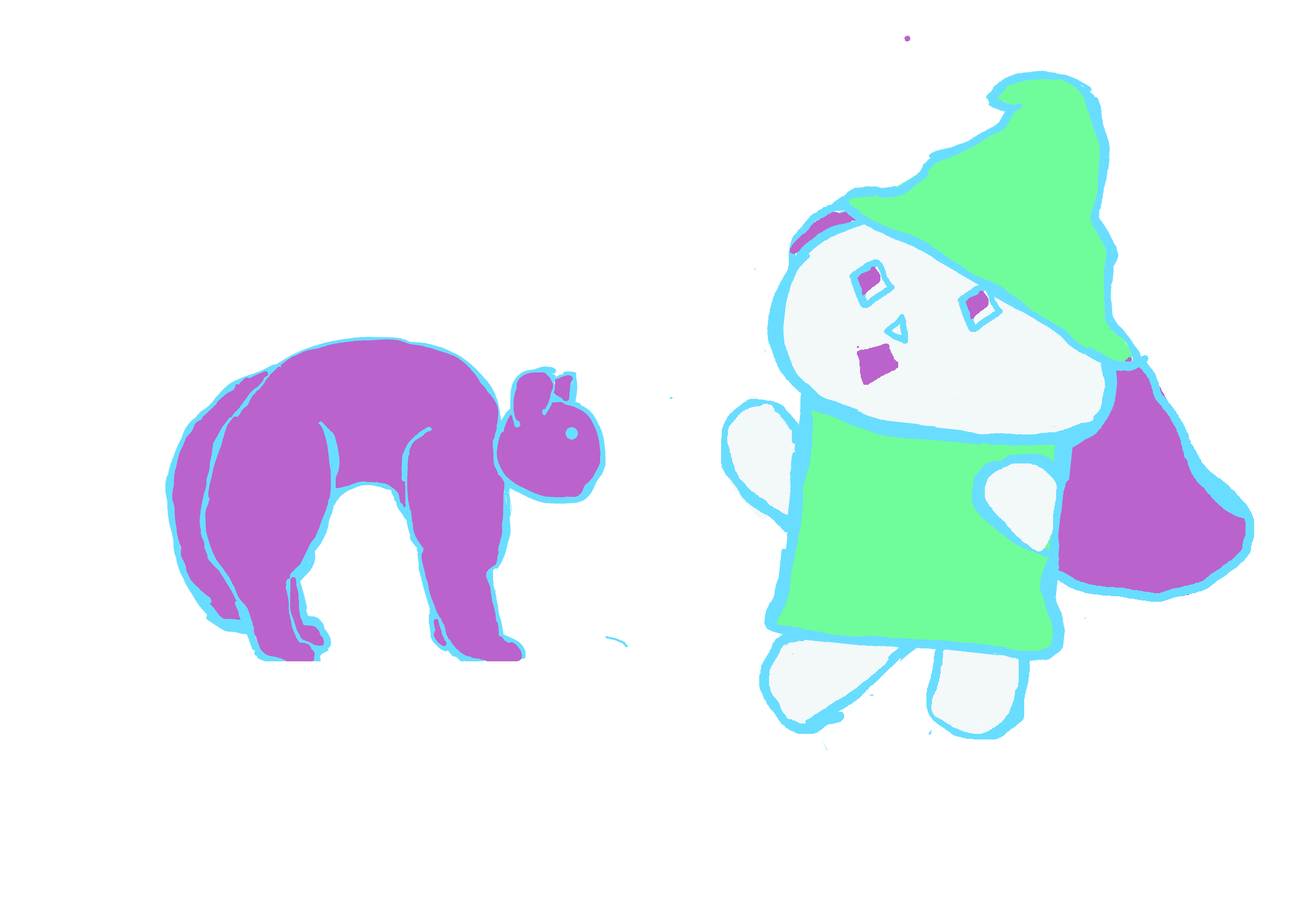
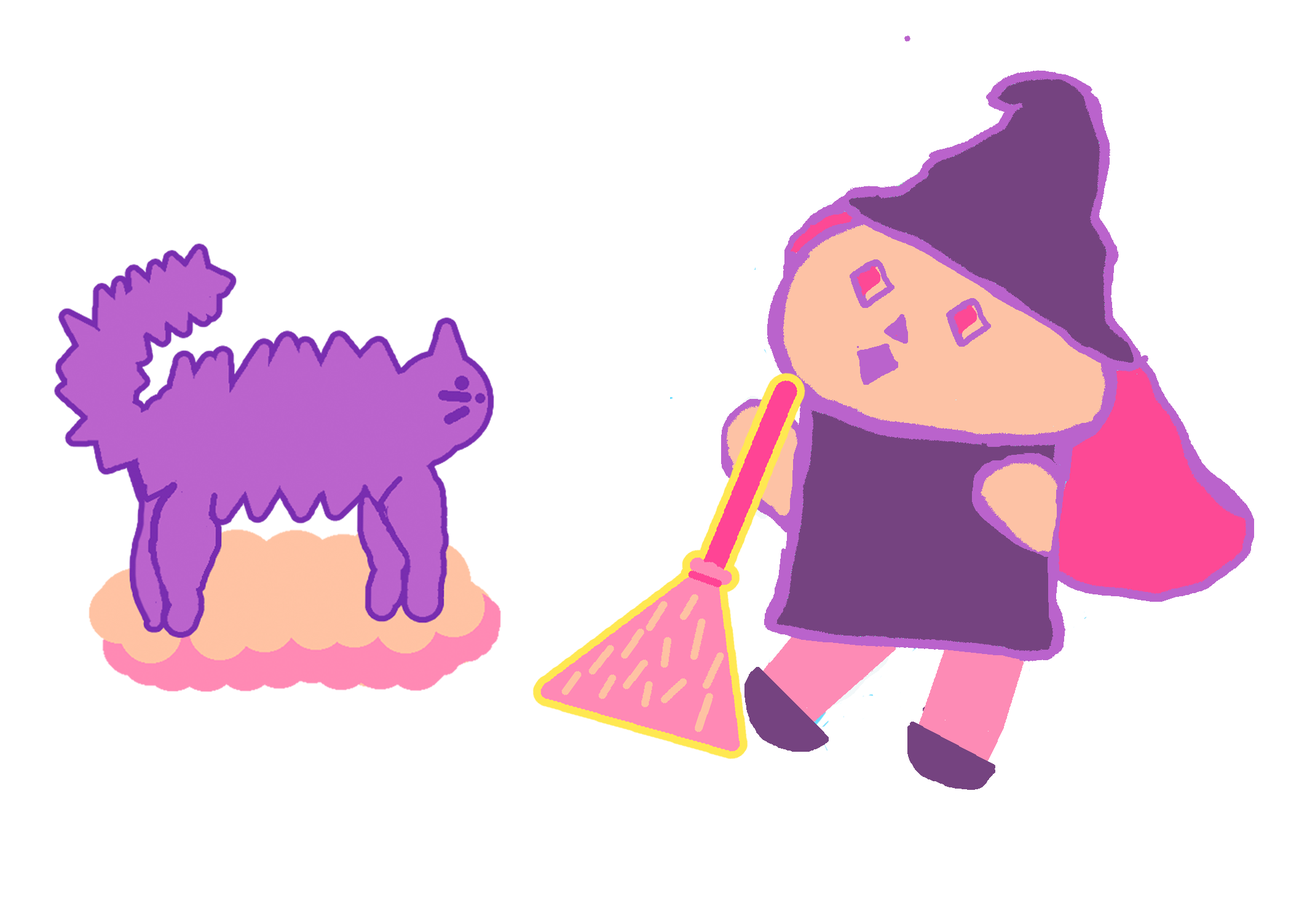
Layered file, before and after one edit (1291 × 922). Changes by layer:
painted on "Eye left copy" over box(946, 283, 1004, 347)
renamed "leggies" to "Scream cat copy", moved it above "Hat", painted on it over box(54, 243, 606, 694)
painted on "Hat" over box(841, 70, 1142, 448)
painted on "Eye left" over box(849, 259, 909, 344)
added layer "Layer 1" above "Arms" over box(532, 372, 806, 761)
painted on "Arms" over box(721, 399, 1067, 558)
painted on "Body, head" over box(764, 205, 1119, 662)
painted on "Legs" over box(744, 630, 1031, 791)
painted on "Hair" over box(783, 194, 1255, 603)
